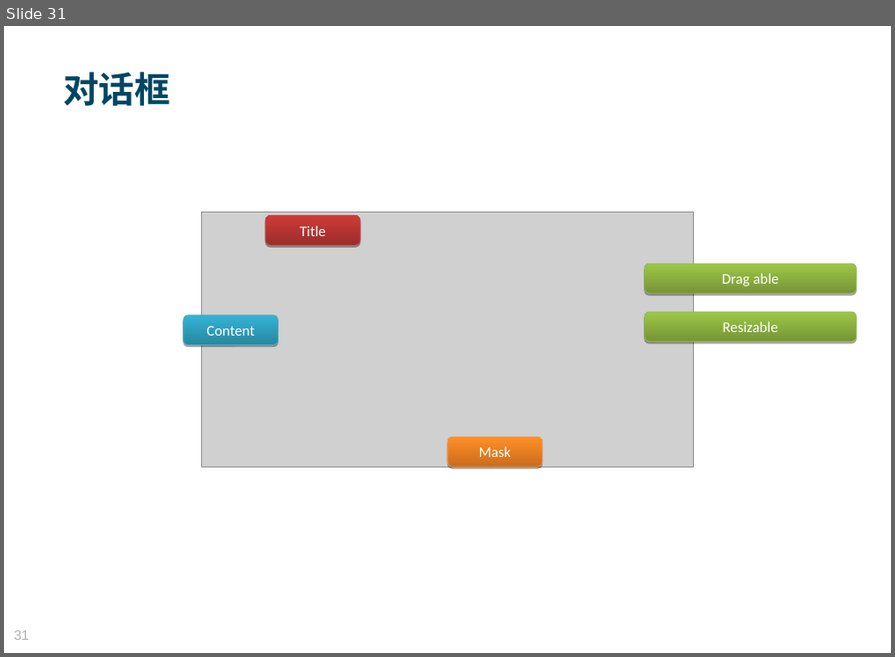
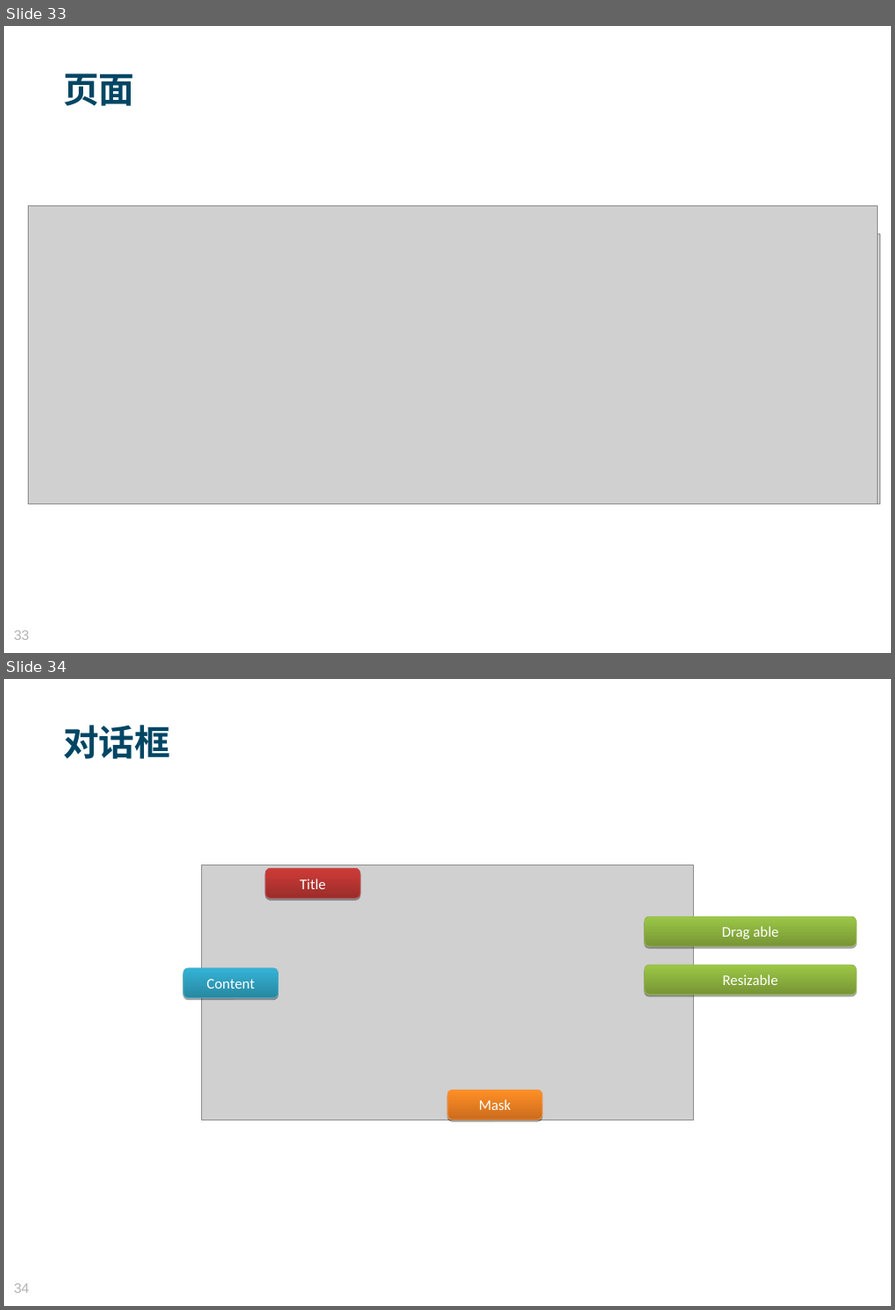
Before and after one commit to MosesZhu/Cube, a slide deck: Document/New Webframework Introduction.ppt. Shown one above the other, each under a label of ours: slide 31 before the commit, slides 33 and 34 after it. The pictures are 895x657 and 895x1310 pixels, drawn with LibreOffice and Linux fonts; fonts in the diff are those of the drawing; grey boxes stand for pictures; background and template pictures are left out. Boxes give left, top, right and bottom in pixels: in the first picture for what was removed or moved away, otherwise in the second. Text is boxed around its words. In the diff, an @@ line names an element or a change of style, - is before the commit and + after.

```diff
--- a/Document/New Webframework Introduction.ppt
+++ b/Document/New Webframework Introduction.ppt
@@ slide 33 added at <box>4,26,891,653</box>, background picture (left out) @@
@@ text added at <box>63,74,134,106</box>, 34 pt, text #004664, bold @@
+页面
@@ picture added at <box>29,206,877,505</box> @@
@@ picture added at <box>29,234,880,504</box> @@
@@ page number added at <box>14,631,29,640</box>, 13 pt, text #B2B2B2 @@
+33
@@ what was slide 31 is now slide 34 @@
@@ page number at <box>14,1284,29,1293</box>: text changed @@
-31
+34
```
Also in this commit, not shown: 1 slide changed, 2 other slides added, 2 slides removed, 4 other files.
